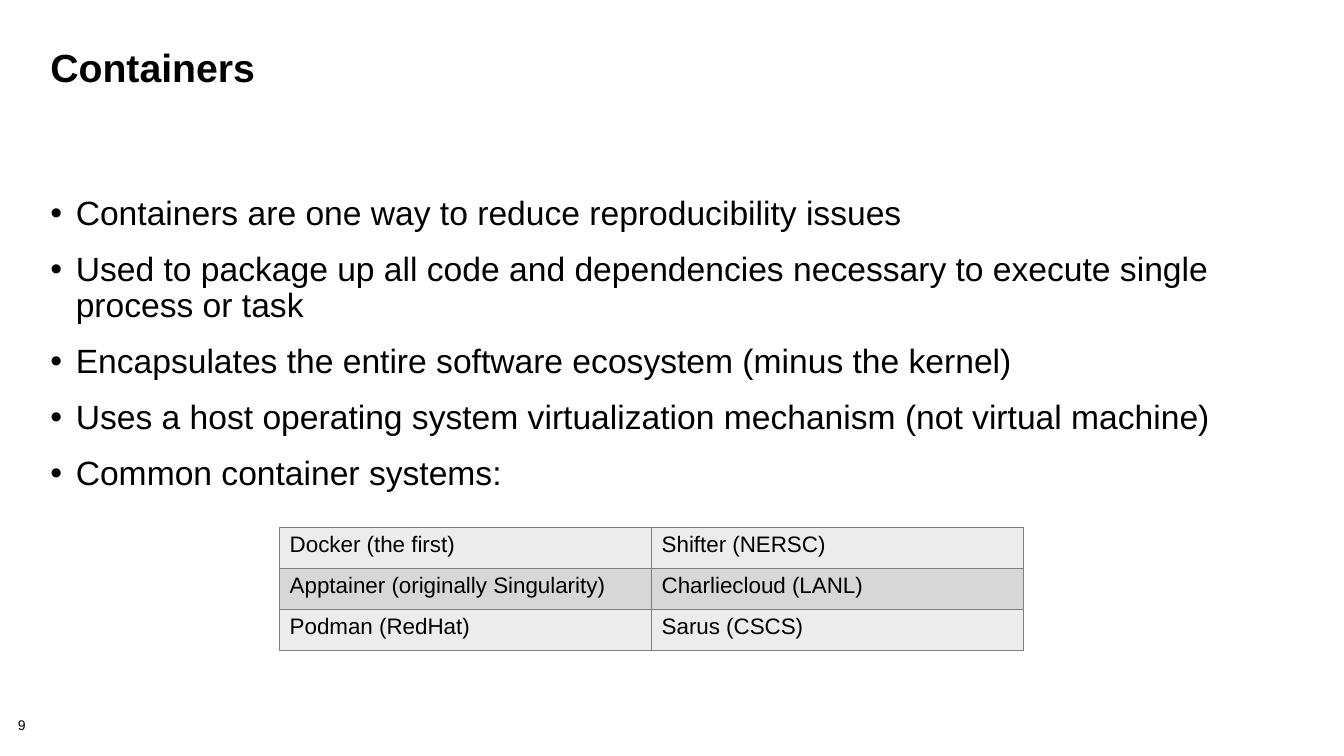
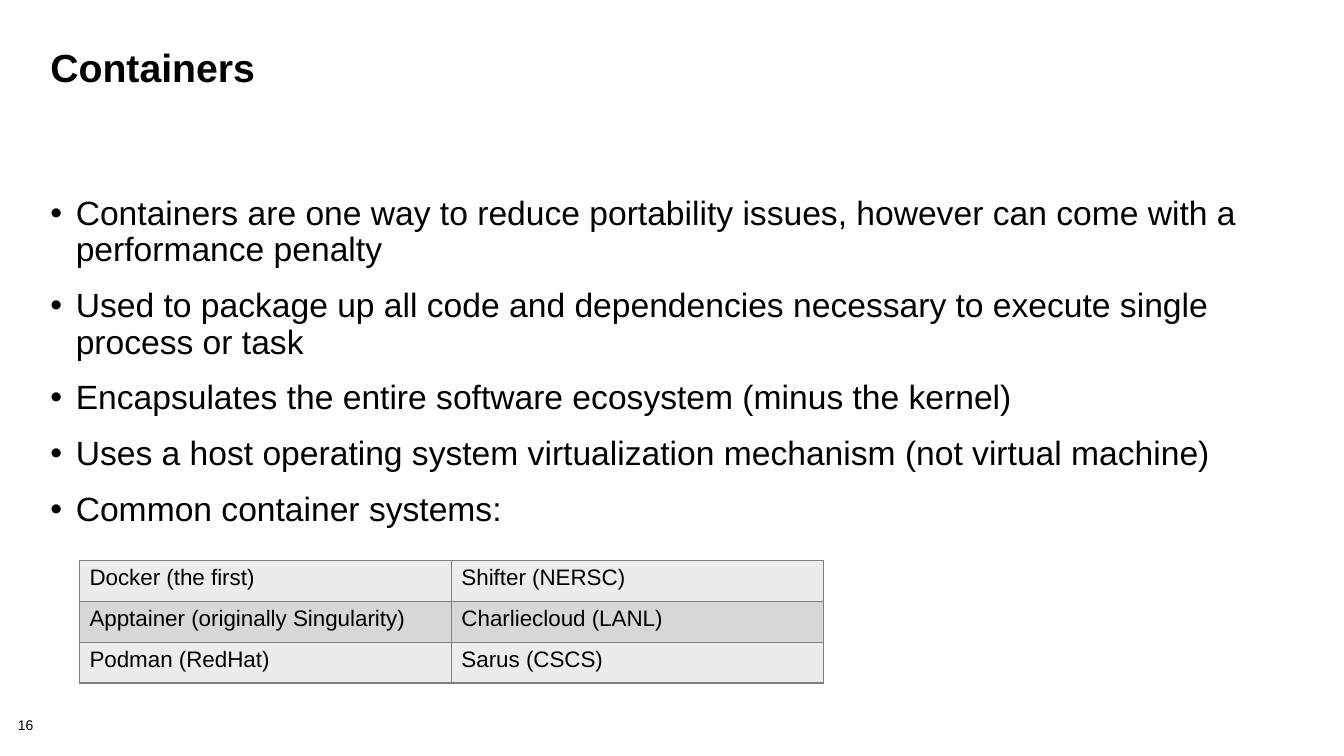
Before and after one commit to bssw-tutorial/presentations, a slide deck: slide 16 of rep-workflows.pptx (slide 9 before the commit). Drawn at 1344x756 pixels with LibreOffice and Linux fonts; fonts in the diff are those of the drawing; background and template pictures are left out. Boxes give left, top, right and bottom in pixels: in the first picture for what was removed or moved away, otherwise in the second. Text is boxed around its words. In the diff, an @@ line names an element or a change of style, - is before the commit and + after.

Commit message:
Removed Summit containers; added workflow paradigms

```diff
--- a/rep-workflows.pptx
+++ b/rep-workflows.pptx
@@ text at <box>76,200,1236,268</box>: text changed @@
-• Containers are one way to reduce reproducibility issues
+• Containers are one way to reduce portability issues, however can come with a performance penalty
@@ table: place and size @@
-table at <box>279,528,1023,651</box>
+table at <box>80,561,824,684</box>
@@ page number at <box>18,720,34,730</box>: text changed @@
-9
+16
```
Also in this commit, not shown: 12 other slides changed, 12 slides added, 1 slide removed.
